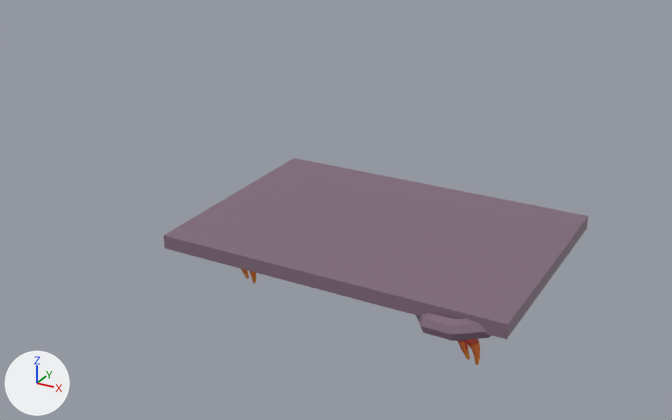
Two versions of the Blender file 4 semestre/modelagem 3d/Ilha/ilha flutuante.blend, one commit apart.
Camera for both pictures: a 50 mm camera at (1626.0, -2461.0, 1690.0) aimed at (262.0, 19.0, 449.0). Lighting does not change. The marker at lower left points along +X, +Y and +Z.
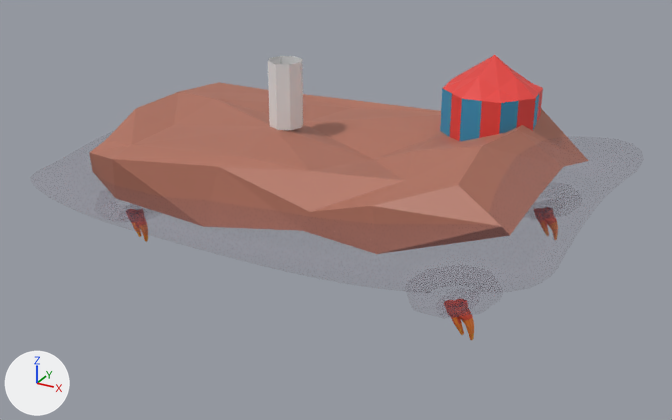
The change, as a diff of the scene's bpy script:
```diff
--- a/4 semestre/modelagem 3d/Ilha/ilha flutuante.blend.py
+++ b/4 semestre/modelagem 3d/Ilha/ilha flutuante.blend.py
@@ mat_metal @@
 mat_metal.base_color = (0.22, 0.144, 0.198)  # purple #816a7b
+mat_metal.alpha = 0.1
@@ ob_cube @@
-ob_cube = bpy.data.objects.new('Cube', me_cube_002)
@@ ob_circle_005 @@
 ob_circle_005 = bpy.data.objects.new('Circle.005', me_circle_007)
-ob_circle_005.location = (44.0, -166.0, 234.0)
+ob_circle_005.location = (-442.0, -158.0, 282.0)
 ob_circle_005.rotation_euler = (-0.0359, -0.385, -0.0677)  # degrees (-2.1, -22, -3.9)
@@ ob_circle_004 @@
 ob_circle_004 = bpy.data.objects.new('Circle.004', me_circle_006)
-ob_circle_004.location = (18.0, -164.0, 235.0)
+ob_circle_004.location = (-432.0, -144.0, 293.0)
 ob_circle_004.rotation_euler = (-0.0359, -0.385, -0.0677)  # degrees (-2.1, -22, -3.9)
@@ ob_circle_006 @@
 ob_circle_006 = bpy.data.objects.new('Circle.006', me_circle_008)
-ob_circle_006.location = (27.0, 276.0, 245.0)
+ob_circle_006.location = (-416.0, -159.0, 278.0)
 ob_circle_006.rotation_euler = (-0.0359, -0.385, -0.0677)  # degrees (-2.1, -22, -3.9)
@@ ob_anel_menor @@
 ob_anel_menor = bpy.data.objects.new('anel menor', me_torus_001)
-ob_anel_menor.location = (838.0, -265.0, 313.0)
+ob_anel_menor.location = (-420.0, 319.0, 366.0)
 ob_anel_menor.rotation_euler = (-0.0263, -0.346, 0.179)  # degrees (-1.5, -20, 10)
@@ ob_anel_amior @@
 ob_anel_amior = bpy.data.objects.new('anel amior', me_torus_002)
-ob_anel_amior.location = (826.0, -265.0, 349.0)
-ob_anel_amior.rotation_euler = (-0.118, -0.0955, 0.191)  # degrees (-6.8, -5.5, 11)
+ob_anel_amior.location = (-432.0, 317.0, 402.0)
+ob_anel_amior.rotation_euler = (-0.0515, -0.113, 0.191)  # degrees (-3, -6.5, 11)
 ob_anel_amior.scale = (2.11, 2.11, 2.11)
@@ ob_circle @@
 ob_circle = bpy.data.objects.new('Circle', me_circle)
-ob_circle.location = (877.0, -274.0, 234.0)
+ob_circle.location = (-380.0, 315.0, 286.0)
 ob_circle.rotation_euler = (-0.0359, -0.385, -0.0677)  # degrees (-2.1, -22, -3.9)
@@ ob_circle_001 @@
 ob_circle_001 = bpy.data.objects.new('Circle.001', me_circle_003)
-ob_circle_001.location = (851.0, -272.0, 235.0)
+ob_circle_001.location = (878.0, -341.0, 352.0)
 ob_circle_001.rotation_euler = (-0.0359, -0.385, -0.0677)  # degrees (-2.1, -22, -3.9)
@@ ob_plane @@
+ob_plane = bpy.data.objects.new('Plane', me_plane)  # 16 vertices, 8 faces; spans x -10.0..10.0, y -10.0..10.0, z -37.7..0.0
+ob_plane.location = (88.0, 0.0, 938.0)
+ob_plane.scale = (5.71, 5.71, 5.71)
@@ ob_barraca @@
+ob_barraca = bpy.data.objects.new('barraca', me_cone)  # 45 vertices, 34 faces; spans x -10.6..10.6, y -10.6..10.6, z -3.9..12.9; in mat_barraca_1 (red #e7443f), mat_material_002 (blue #3695bf)
+ob_barraca.location = (682.0, 284.0, 772.0)
+ob_barraca.rotation_euler = (0.0, 0.0, 3.657)  # degrees (0, 0, 210)
+ob_barraca.scale = (15.0, 15.0, 15.0)
@@ ob_terra @@
+ob_terra = bpy.data.objects.new('terra', me_cube_001)  # 72 vertices, 70 faces; spans x -0.89..0.81, y -0.77..0.84, z -4.7..6.73; in mat_terra (brown #b1715e); modifiers SMOOTH
+ob_terra.location = (202.0, 60.0, 626.0)
+ob_terra.scale = (870.0, 579.0, 20.7)
@@ ob_base @@
+ob_base = bpy.data.objects.new('base]', me_cube_002_1)  # 72 vertices, 70 faces; spans x -1.0..1.0, y -0.99..0.99, z -1.59..11.99; in mat_metal (purple #816a7b); modifiers SUBSURF
+ob_base.location = (202.0, 60.0, 500.0)
+ob_base.scale = (965.0, 642.0, 23.0)
```

Where the change shows, as pixel boxes [x1, y1, x2, y2] in the pictures (672 x 420 px):
'terra', added (brown)
    after: [89, 82, 567, 225]
'Cube', deleted
    before: [164, 158, 588, 339]
'base]', added
    after: [31, 131, 644, 294]
'barraca', added
    after: [440, 55, 543, 141]
'Plane', added
    after: [268, 56, 303, 130]
'anel amior.001', surface changed
    both: [406, 292, 503, 319]
'anel amior', surface changed, moved, turned (not visible afterwards)
    before: [416, 313, 492, 341]
'Circle.001', moved
    before: [458, 340, 470, 360]
    after: [459, 315, 474, 340]
'Circle', moved (not visible afterwards)
    before: [464, 339, 480, 365]
'Circle.005', moved
    before: [249, 271, 256, 283]
    after: [137, 232, 142, 237]
'Circle.004', moved (not visible afterwards)
    before: [241, 269, 249, 279]
'Circle.006', moved (not visible before)
    after: [143, 234, 148, 242]
'anel menor.001', surface changed
    both: [444, 294, 457, 296]
